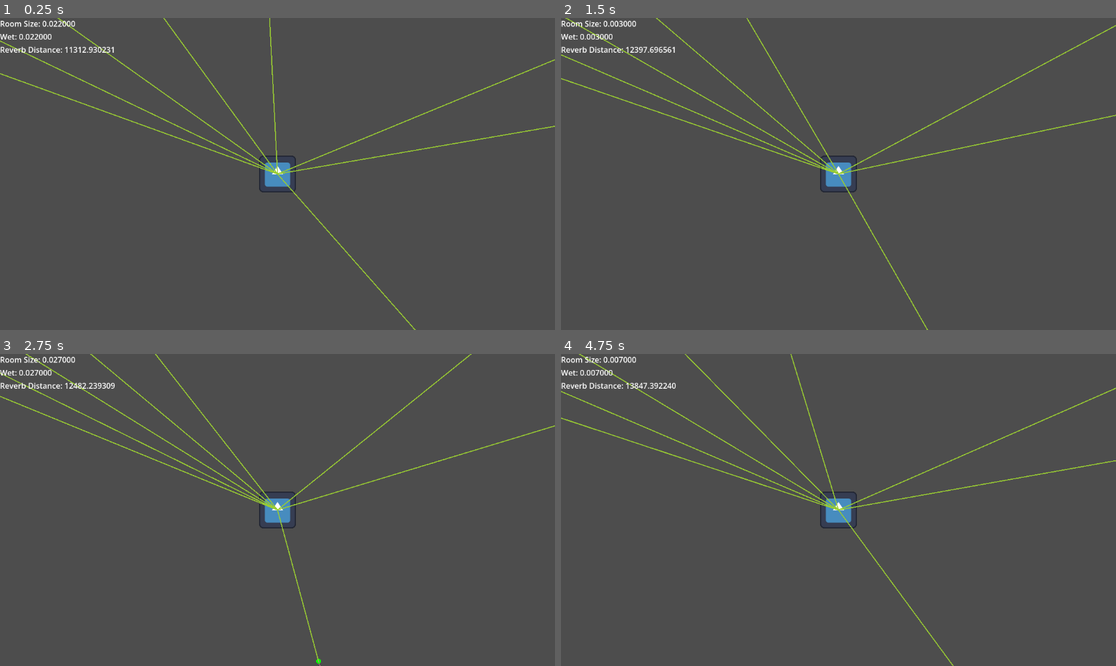
Above: before the commit, frames 1-4 (two rows, left to right).
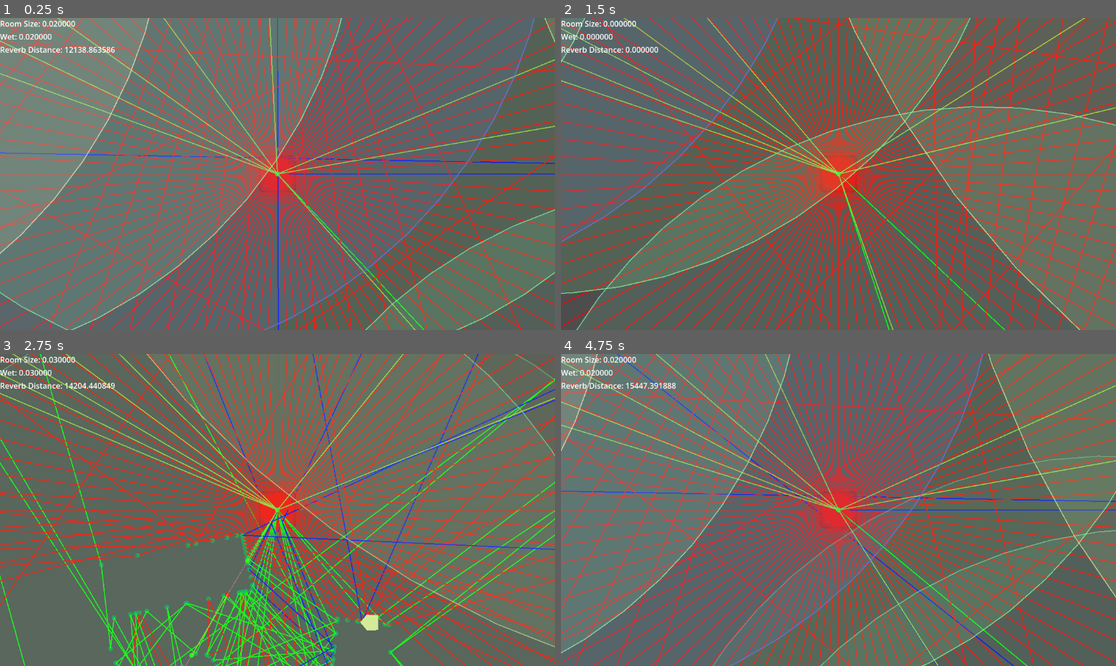
Above: after the commit, the same moments.

Repository: GeorgeDubuque/raytraced-audio-2d
Game: Godot game, scene res://scenes/level_main.tscn
The game is run twice, just before and just after one commit, with the same random seed, the same clock (stepped at 60 frames per second) and the same inputs. The engine's default icon, where the game draws it, is replaced by a stand-in: a white triangle on a blue panel in a dark square.
Inputs (mouse positions are in pixels of both pictures, inside the frame that each line leads up to):
- Up to frame 1 (0.25 s): no input
- Up to frame 2 (1.5 s): tap Enter at 0.5 s; move the mouse to (960, 158) at 0.52 s; hold D (move_right) 0.53-1.28 s; click (960, 158) at 0.67 s; move the mouse to (727, 189) at 1.27 s; hold S (move_down) from 1.28 s (still down)
- Up to frame 3 (2.75 s): move the mouse to (333, 441) at 2.02 s; release S (move_down) at 2.03 s; hold D (move_right) from 2.03 s (still down)
- Up to frame 4 (4.75 s): move the mouse to (810, 572) at 2.77 s; release D (move_right) at 2.78 s; hold W (move_up) 2.78-3.53 s; click (810, 572) at 2.92 s; move the mouse to (1005, 556) at 3.52 s; hold A (move_left) from 3.53 s (still down); move the mouse to (672, 463) at 4.27 s

The runs differ from the first frame. In frame 1, 87% of the frame differs, in the area x 0-100%, y 0-100%; in frame 2, 59%; in frame 3, 98%; in frame 4, 90%.

Commit message:
initial attempt at portalling

Diff:
--- a/scenes/Sound.tscn
+++ b/scenes/Sound.tscn
@@ -1,6 +1,5 @@
 [gd_scene format=3 uid="uid://cloyojniitmyp"]
 
-[ext_resource type="Texture2D" uid="uid://bw6x0h7b5846p" path="res://sound_icon.png" id="1_wvsce"]
 [ext_resource type="Script" uid="uid://cfv4gubkmlojs" path="res://scripts/RaytracedSound.gd" id="1_ywcv5"]
 [ext_resource type="AudioStream" uid="uid://bagcyeg523c2k" path="res://sounds/Pikmin Music： The Forest of Hope.mp3" id="2_npid4"]
 
@@ -13,11 +12,8 @@
 script = ExtResource("1_ywcv5")
 
 [node name="CollisionShape2D" type="CollisionShape2D" parent="StaticBody2D" unique_id=1525804718]
+scale = Vector2(2, 2)
 shape = SubResource("RectangleShape2D_wvsce")
-
-[node name="Sprite2D" type="Sprite2D" parent="StaticBody2D" unique_id=560687595]
-scale = Vector2(0.2, 0.2)
-texture = ExtResource("1_wvsce")
 
 [node name="Sound" type="AudioStreamPlayer2D" parent="StaticBody2D" unique_id=1217717128 groups=["sound"]]
 stream = ExtResource("2_npid4")
@@ -25,3 +21,19 @@
 max_distance = 1000.0
 panning_strength = 3.0
 parameters/looping = true
+
+[node name="PortalSound" type="AudioStreamPlayer2D" parent="StaticBody2D" unique_id=1904419193 groups=["sound"]]
+stream = ExtResource("2_npid4")
+autoplay = true
+max_distance = 1094.0
+attenuation = 0.0
+panning_strength = 3.0
+parameters/looping = true
+
+[node name="PortalSoundSprite" type="Polygon2D" parent="StaticBody2D/PortalSound" unique_id=774619328]
+position = Vector2(3, 1)
+polygon = PackedVector2Array(-25, -2, -12, -18, 12, -17, 12, 14, -11, 15)
+
+[node name="MainSoundSprite" type="Polygon2D" parent="StaticBody2D" unique_id=926557385]
+position = Vector2(3, 1)
+polygon = PackedVector2Array(-19, -3, -12, -18, 12, -17, 18, -3, 12, 14, -11, 15)
--- a/scenes/level_main.tscn
+++ b/scenes/level_main.tscn
@@ -14,7 +14,12 @@
 
 [node name="Player" parent="." unique_id=375442914 instance=ExtResource("1_1rrhw")]
 position = Vector2(-1020, -1060)
-speed = 500.0
+speed = 800.0
+
+[node name="RaytracedAudioListener" parent="Player/CharacterBody2D" parent_id_path=PackedInt32Array(375442914, 322201759) index="3" unique_id=1741400250]
+num_rays = 100
+draw_debug_rays = true
+draw_portal_positions = true
 
 [node name="Environment" type="Node2D" parent="." unique_id=986683072]
 
@@ -213,20 +218,21 @@
 [node name="Sound2" parent="Environment" unique_id=848822124 groups=["sound"] instance=ExtResource("2_msnib")]
 position = Vector2(1416, -2064)
 
-[node name="Sound" parent="Environment/Sound2/StaticBody2D" parent_id_path=PackedInt32Array(848822124, 430496697) index="2" unique_id=1217717128]
+[node name="Sound" parent="Environment/Sound2/StaticBody2D" parent_id_path=PackedInt32Array(848822124, 430496697) index="1" unique_id=1217717128]
 stream = ExtResource("3_i3xgx")
+max_distance = 2000.0
 
 [node name="Sound3" parent="Environment" unique_id=1487197543 groups=["sound"] instance=ExtResource("2_msnib")]
 position = Vector2(3512, -1840)
 
-[node name="Sound" parent="Environment/Sound3/StaticBody2D" parent_id_path=PackedInt32Array(1487197543, 430496697) index="2" unique_id=1217717128]
+[node name="Sound" parent="Environment/Sound3/StaticBody2D" parent_id_path=PackedInt32Array(1487197543, 430496697) index="1" unique_id=1217717128]
 position = Vector2(0, -1)
 stream = ExtResource("3_i3xgx")
 
 [node name="Sound4" parent="Environment" unique_id=467462446 instance=ExtResource("2_msnib")]
 position = Vector2(-1050, -1650)
 
-[node name="Sound" parent="Environment/Sound4/StaticBody2D" parent_id_path=PackedInt32Array(467462446, 430496697) index="2" unique_id=1217717128]
+[node name="Sound" parent="Environment/Sound4/StaticBody2D" parent_id_path=PackedInt32Array(467462446, 430496697) index="1" unique_id=1217717128]
 stream = ExtResource("4_i3xgx")
 
 [node name="Wall22" type="StaticBody2D" parent="Environment" unique_id=1799543657]
@@ -266,7 +272,7 @@
 [node name="Sound5" parent="Environment" unique_id=1502059367 instance=ExtResource("2_msnib")]
 position = Vector2(-1450, -1650)
 
-[node name="Sound" parent="Environment/Sound5/StaticBody2D" parent_id_path=PackedInt32Array(1502059367, 430496697) index="2" unique_id=1217717128]
+[node name="Sound" parent="Environment/Sound5/StaticBody2D" parent_id_path=PackedInt32Array(1502059367, 430496697) index="1" unique_id=1217717128]
 stream = ExtResource("4_i3xgx")
 
 [node name="Wall26" type="StaticBody2D" parent="Environment" unique_id=2010611439]
@@ -306,7 +312,7 @@
 [node name="Sound6" parent="Environment" unique_id=60405093 instance=ExtResource("2_msnib")]
 position = Vector2(-1850, -1650)
 
-[node name="Sound" parent="Environment/Sound6/StaticBody2D" parent_id_path=PackedInt32Array(60405093, 430496697) index="2" unique_id=1217717128]
+[node name="Sound" parent="Environment/Sound6/StaticBody2D" parent_id_path=PackedInt32Array(60405093, 430496697) index="1" unique_id=1217717128]
 stream = ExtResource("4_i3xgx")
 
 [node name="Wall30" type="StaticBody2D" parent="Environment" unique_id=457938083]
@@ -346,7 +352,7 @@
 [node name="Sound7" parent="Environment" unique_id=163357772 instance=ExtResource("2_msnib")]
 position = Vector2(-2650, -1650)
 
-[node name="Sound" parent="Environment/Sound7/StaticBody2D" parent_id_path=PackedInt32Array(163357772, 430496697) index="2" unique_id=1217717128]
+[node name="Sound" parent="Environment/Sound7/StaticBody2D" parent_id_path=PackedInt32Array(163357772, 430496697) index="1" unique_id=1217717128]
 stream = ExtResource("4_i3xgx")
 
 [node name="Wall34" type="StaticBody2D" parent="Environment" unique_id=2107627779]
@@ -386,9 +392,10 @@
 [node name="Sound8" parent="Environment" unique_id=1328795786 instance=ExtResource("2_msnib")]
 position = Vector2(-2250, -1650)
 
-[node name="Sound" parent="Environment/Sound8/StaticBody2D" parent_id_path=PackedInt32Array(1328795786, 430496697) index="2" unique_id=1217717128]
+[node name="Sound" parent="Environment/Sound8/StaticBody2D" parent_id_path=PackedInt32Array(1328795786, 430496697) index="1" unique_id=1217717128]
 stream = ExtResource("4_i3xgx")
 
+[editable path="Player"]
 [editable path="Environment/Sound2"]
 [editable path="Environment/Sound3"]
 [editable path="Environment/Sound4"]
--- a/scenes/player.tscn
+++ b/scenes/player.tscn
@@ -9,6 +9,7 @@
 
 [node name="Player" type="Node2D" unique_id=375442914]
 script = ExtResource("1_4flbx")
+speed = 50.0
 
 [node name="CharacterBody2D" type="CharacterBody2D" parent="." unique_id=322201759]
 motion_mode = 1
--- a/scripts/RaytracedSound.gd
+++ b/scripts/RaytracedSound.gd
@@ -1,21 +1,42 @@
+@tool
 class_name RaytracedSound extends StaticBody2D
-
-@onready var sound : AudioStreamPlayer2D = $Sound
-@onready var collider : CollisionShape2D = $CollisionShape2D
-
-var bus_name : String
-var filter : AudioEffectLowPassFilter
-var target_cutoff : float = 20000.0
-var current_cutoff : float = 20000.0
-var occlusion_percentage : float = 0.0
-var color : Color = Color.from_hsv(randf(),randf_range(0.2, 0.6),randf_range(0.9, 1.0))
 
 const SMOOTH_SPEED = 5.0
 
+var bus_name: String
+var filter: AudioEffectLowPassFilter
+var target_cutoff: float = 20000.0
+var current_cutoff: float = 20000.0
+var occlusion_percentage: float = 0.0
+var color: Color = Color.from_hsv(randf(), randf_range(0.2, 0.6), randf_range(0.9, 1.0))
+
+@onready var sound: AudioStreamPlayer2D = $Sound
+@onready var portal_sound: AudioStreamPlayer2D = $PortalSound
+@onready var collider: CollisionShape2D = $CollisionShape2D
+@onready var sprite_sound: Polygon2D = $MainSoundSprite
+@onready var sprite_portal_sound: Polygon2D = $PortalSound/PortalSoundSprite
+
+
+func _draw() -> void:
+	var sound_node := get_node_or_null("Sound") as AudioStreamPlayer2D
+	if sound_node:
+		var r := sound_node.max_distance
+		draw_circle(Vector2.ZERO, r, Color(color.r, color.g, color.b, 0.08))
+		draw_arc(Vector2.ZERO, r, 0.0, TAU, 64, Color(color.r, color.g, color.b, 0.6), 2.0)
+	if portal_sound:
+		var pr := portal_sound.max_distance
+		var pp := portal_sound.position
+		draw_circle(pp, pr, Color(color.r, color.g, color.b, 0.05))
+		draw_arc(pp, pr, 0.0, TAU, 64, Color(color.r, color.g, color.b, 0.4), 2.0)
+
+
 # every sound gets its own bus so we can apply a lowpass filter over it
 func _ready() -> void:
+	queue_redraw()
+	if Engine.is_editor_hint():
+		return
 	input_pickable = true
-	_ensure_reverb_bus() # do we need this isnt this being created in the raytracedaudiolistener
+	_ensure_reverb_bus()  # do we need this isnt this being created in the raytracedaudiolistener
 	bus_name = "Sound_" + str(get_instance_id())
 	AudioServer.add_bus()
 	var bus_idx = AudioServer.bus_count - 1
@@ -26,25 +47,42 @@
 	filter.cutoff_hz = 20000.0
 	AudioServer.add_bus_effect(bus_idx, filter)
 	sound.bus = bus_name
+	sprite_sound.color = color
+	sprite_portal_sound.color = color
+	portal_sound.stream = sound.stream
+	portal_sound.max_distance = sound.max_distance
+	portal_sound.play()
+
 
 func _process(delta: float) -> void:
+	if Engine.is_editor_hint():
+		queue_redraw()
+		return
 	if absf(current_cutoff - target_cutoff) > 1.0:
 		current_cutoff = lerp(current_cutoff, target_cutoff, SMOOTH_SPEED * delta)
 		filter.cutoff_hz = current_cutoff
 
+	queue_redraw()
+
+
 func _notification(what: int) -> void:
+	if Engine.is_editor_hint():
+		return
 	if what == NOTIFICATION_PREDELETE:
 		var idx = AudioServer.get_bus_index(bus_name)
 		if idx != -1:
 			AudioServer.remove_bus(idx)
 
+
 func _input_event(_viewport: Viewport, event: InputEvent, _shape_idx: int) -> void:
 	if event is InputEventMouseButton and event.button_index == MOUSE_BUTTON_LEFT and event.pressed:
 		sound.play()
 
+
 func set_volume_ratio(ratio: float) -> void:
 	occlusion_percentage = ratio
 	target_cutoff = lerp(0.0, 20000.0, ratio)
+
 
 static func _ensure_reverb_bus() -> void:
 	if AudioServer.get_bus_index("Reverb") != -1:
--- a/scripts/raytraced_audio_listener.gd
+++ b/scripts/raytraced_audio_listener.gd
@@ -9,6 +9,7 @@
 @export var num_rays: int = 16
 @export var draw_debug_rays: bool = false
 @export var draw_penetretive_rays: bool = false
+@export var draw_portal_positions: bool = false
 @export var max_reverb_distance: float = 2000.0
 @export var max_ray_distance: float = 2000.0
 @export var max_wall_thickness: float = 50.0
@@ -19,6 +20,7 @@
 	var sound: RaytracedSound
 	var hit_count: int = 0
 	var portal_locations: Array[Vector2]
+	var portal_location: Vector2 = Vector2.ZERO
 
 	func _init(new_sound: RaytracedSound):
 		sound = new_sound
@@ -46,7 +48,6 @@
 var prev_pos: Vector2
 var sound_nodes: Array[RaytracedSound]
 var reverb_effect: AudioEffectReverb
-
 var sound_data: Dictionary[int, SoundData]
 
 @onready var label_room_size: Label = $CanvasLayer/VBoxContainer/Label_RoomSize
@@ -85,52 +86,50 @@
 	sound_nodes.erase(node)
 
 
-func calculate_occlusion_for_sound(curr_sound_data: SoundData) -> void:
-	# set occlusion amount for each sound source
+func get_contact_points_along_ray(start: Vector2, end: Vector2, exclude: Array) -> Array[Vector2]:
+	var space_state = get_world_2d().direct_space_state
+	var hit_target: bool = false
+	var curr_pos: Vector2 = start
+	var contact_points: Array[Vector2] = []
+	# raycast from player to gather all entry points to walls
+	while !hit_target:
+		var query = PhysicsRayQueryParameters2D.create(curr_pos, end)
+		query.exclude = exclude
+		var result = space_state.intersect_ray(query)
+
+		if result and result.collider:
+			curr_pos = (result.position + (end - start).normalized() * 1)
+			contact_points.append(curr_pos)
+		else:
+			hit_target = true
+
+	return contact_points
+
+
+func calculate_occlusion_for_sound(sound: RaytracedSound) -> void:
+	var curr_sound_data: SoundData = sound_data.get(sound.get_instance_id(), SoundData.new(sound))
+	sound_data[sound.get_instance_id()] = curr_sound_data
+
 	var percentage_rays_hit_sound = float(curr_sound_data.hit_count) / num_rays
-
-	var space_state = get_world_2d().direct_space_state
 
 	var occlusion_ray: OcclusionRay = OcclusionRay.new()
 	occlusion_ray.sound = curr_sound_data.sound
-	var curr_pos: Vector2 = global_position
-	var target_pos: Vector2 = curr_sound_data.sound.global_position
-	var hit_target: bool = false
 	var exclusions: Array = [get_parent(), curr_sound_data.sound.get_rid()]
 
-	# raycast from player to gather all entry points to walls
-	while !hit_target:
-		var query = PhysicsRayQueryParameters2D.create(curr_pos, target_pos)
-		query.exclude = exclusions
-		var result = space_state.intersect_ray(query)
-
-		if result and result.collider:
-			curr_pos = (
-				result.position
-				+ (curr_sound_data.sound.global_position - curr_pos).normalized() * 1
-			)
-			occlusion_ray.entry_points.append(curr_pos)
-		else:
-			hit_target = true
-
-	hit_target = false
-	curr_pos = curr_sound_data.sound.global_position
-	target_pos = global_position
+	var entry_points = get_contact_points_along_ray(
+		global_position, curr_sound_data.sound.global_position, exclusions
+	)
 	# raycast from sound to player to gather all exit points of walls
-	while !hit_target:
-		var query = PhysicsRayQueryParameters2D.create(curr_pos, global_position)
-		query.exclude = exclusions
-		var result = space_state.intersect_ray(query)
-		if result and result.collider:
-			curr_pos = result.position + (global_position - curr_pos).normalized() * 1
-			occlusion_ray.exit_points.append(curr_pos)
-		else:
-			hit_target = true
+	var exit_points = get_contact_points_along_ray(
+		curr_sound_data.sound.global_position, global_position, exclusions
+	)
+	occlusion_ray.entry_points = entry_points
+	occlusion_ray.exit_points = exit_points
 
 	if occlusion_ray.entry_points.size() != occlusion_ray.exit_points.size():
 		print(
 			(
-				"What the fuck:\n entry points: %d \n exit points: %d \n"
+				"Entry and exit points aren't the same length; truncating. %d, %d"
 				% [occlusion_ray.entry_points.size(), occlusion_ray.exit_points.size()]
 			)
 		)
@@ -160,6 +159,87 @@
 		)
 	)
 
+	# if curr_sound_data.portal_locations.size() > 0:
+	# 	curr_sound_data.portal_location /= curr_sound_data.portal_locations.size()
+
+
+func cast_ray(dir: Vector2) -> AudioRay:
+	var new_ray: AudioRay = AudioRay.new()
+	var space_state = get_world_2d().direct_space_state
+
+	var current_pos = global_position
+	var current_dir = dir
+
+	new_ray.points.append(current_pos)
+
+	for i in range(max_bounces):
+		var target = current_pos + (current_dir * max_ray_distance)
+		var query = PhysicsRayQueryParameters2D.create(current_pos, target)
+
+		# exclude player on first segment only after bouncing allow it to be hit for echo detection
+		if i == 0:
+			query.exclude = [get_parent().get_rid()]
+
+		var result = space_state.intersect_ray(query)
+
+		if result:
+			new_ray.points.append(result.position)
+
+			# if we havnt already reflected to player count distance
+			if !new_ray.reflected_to_player:
+				new_ray.reflection_distance += current_pos.distance_to(result.position)
+
+			# returned to player
+			if result.collider == get_parent():
+				new_ray.reflected_to_player = true
+				# continue through collider collecting more info
+				current_pos = result.position + (current_dir * PENETRATION_DIST)
+
+			# hit a sound
+			elif result.collider is RaytracedSound:
+				var sound_id: int = result.collider.get_instance_id()
+				if !new_ray.hit_sounds.has(sound_id):
+					new_ray.hit_sounds[sound_id] = true
+
+					var curr_sound_data: SoundData = sound_data.get(
+						sound_id, SoundData.new(result.collider)
+					)
+					curr_sound_data.hit_count += 1
+
+					if (
+						new_ray.last_line_of_sight
+						and (
+							new_ray.reflection_distance
+							< curr_sound_data.sound.sound.max_distance * 2
+						)
+					):
+						curr_sound_data.portal_locations.append(new_ray.last_line_of_sight)
+						curr_sound_data.portal_location += new_ray.last_line_of_sight
+
+					sound_data[sound_id] = curr_sound_data
+
+				# continue through collider collecting more info
+				current_pos = result.position + (current_dir * PENETRATION_DIST)
+			else:
+				var start_pos = result.position + (result.normal * 2)
+				var los_query = PhysicsRayQueryParameters2D.create(start_pos, global_position)
+				var los_result = space_state.intersect_ray(los_query)
+				if los_result and los_result.collider == get_parent():
+					new_ray.last_line_of_sight = result.position
+
+				# bounce off collider
+				current_dir = current_dir.bounce(result.normal).normalized()
+				current_pos = result.position + (result.normal * PENETRATION_DIST)
+
+		# escaped outside
+		else:
+			new_ray.reflection_distance += current_pos.distance_to(target)
+			new_ray.points.append(target)
+			new_ray.escaped = true
+			return new_ray
+
+	return new_ray
+
 
 func _process(_delta: float) -> void:
 	if prev_pos == global_position:
@@ -169,6 +249,7 @@
 	sound_data.clear()
 	occlusion_rays.clear()
 
+	var space_state = get_world_2d().direct_space_state
 	# gather ray data
 	for i in range(num_rays):
 		var angle = (TAU / num_rays) * i
@@ -178,10 +259,29 @@
 		audio_rays.append(new_ray)
 
 	for sound_node: RaytracedSound in sound_nodes:
-		var sound_id := sound_node.get_instance_id()
-		var curr_sound_data: SoundData = sound_data.get(sound_id, SoundData.new(sound_node))
-		sound_data[sound_id] = curr_sound_data
-		calculate_occlusion_for_sound(curr_sound_data)
+		calculate_occlusion_for_sound(sound_node)
+		var curr_sound_data = sound_data[sound_node.get_instance_id()]
+		# should portal
+		var los_query = PhysicsRayQueryParameters2D.create(
+			curr_sound_data.sound.global_position, global_position
+		)
+		los_query.exclude = [curr_sound_data.sound.collider]
+
+		var result = space_state.intersect_ray(los_query)
+		if result and result.collider != get_parent():
+			if curr_sound_data.portal_locations.size() > 0:
+				var avg_portal_loc: Vector2 = Vector2.ZERO
+				for portal_loc in curr_sound_data.portal_locations:
+					avg_portal_loc += portal_loc
+				avg_portal_loc /= curr_sound_data.portal_locations.size()
+				var actual_pos = (
+					global_position + (avg_portal_loc - global_position).normalized() * 500
+				)
+				sound_node.portal_sound.global_position = avg_portal_loc
+			else:
+				sound_node.portal_sound.position = Vector2.ZERO
+		else:
+			sound_node.portal_sound.position = Vector2.ZERO
 
 	# compute reverb from rays that bounced back to the player
 	var avg_reverb_distance = 0.0
@@ -206,77 +306,6 @@
 	queue_redraw()
 
 	prev_pos = global_position
-
-
-func cast_ray(dir: Vector2) -> AudioRay:
-	var new_ray: AudioRay = AudioRay.new()
-	var space_state = get_world_2d().direct_space_state
-
-	var current_pos = global_position
-	var current_dir = dir
-
-	new_ray.points.append(current_pos)
-
-	for i in range(max_bounces):
-		var target = current_pos + (current_dir * max_ray_distance)
-		var query = PhysicsRayQueryParameters2D.create(current_pos, target)
-
-		# exclude player on first segment only after bouncing allow it to be hit for echo detection
-		if i == 0:
-			query.exclude = [get_parent().get_rid()]
-
-		var result = space_state.intersect_ray(query)
-
-		if result:
-			new_ray.points.append(result.position)
-
-			# if we havnt already reflected to player count distance
-			if !new_ray.reflected_to_player:
-				new_ray.reflection_distance += current_pos.distance_to(result.position)
-
-			# returned to player
-			if result.collider == get_parent():
-				new_ray.reflected_to_player = true
-				# continue through collider collecting more info
-				current_pos = result.position + (current_dir * PENETRATION_DIST)
-
-			# hit a sound
-			elif result.collider is RaytracedSound:
-				var sound_id: int = result.collider.get_instance_id()
-				if !new_ray.hit_sounds.has(sound_id):
-					new_ray.hit_sounds[sound_id] = true
-
-					var curr_sound_data: SoundData = sound_data.get(
-						sound_id, SoundData.new(result.collider)
-					)
-					curr_sound_data.hit_count += 1
-
-					if new_ray.last_line_of_sight:
-						curr_sound_data.portal_locations.append(new_ray.last_line_of_sight)
-
-					sound_data[sound_id] = curr_sound_data
-
-				# continue through collider collecting more info
-				current_pos = result.position + (current_dir * PENETRATION_DIST)
-			else:
-				var start_pos = result.position + (result.normal * 2)
-				var los_query = PhysicsRayQueryParameters2D.create(start_pos, global_position)
-				var los_result = space_state.intersect_ray(los_query)
-				if los_result and los_result.collider == get_parent():
-					new_ray.last_line_of_sight = result.position
-
-				# bounce off collider
-				current_dir = current_dir.bounce(result.normal).normalized()
-				current_pos = result.position + (result.normal * PENETRATION_DIST)
-
-		# escaped outside
-		else:
-			new_ray.reflection_distance += current_pos.distance_to(target)
-			new_ray.points.append(target)
-			new_ray.escaped = true
-			return new_ray
-
-	return new_ray
 
 
 func _draw() -> void:
@@ -296,24 +325,6 @@
 
 	if draw_penetretive_rays:
 		for occlusion_ray: OcclusionRay in occlusion_rays:
-			# if occlusion_ray.sound.line_of_sight_points.size() > 0:
-			# 	var avg_portal_position: Vector2 = Vector2.ZERO
-			# 	if occlusion_ray.entry_points.size() == 0:
-			# 		avg_portal_position = occlusion_ray.sound.global_position
-
-			# 	else:
-			# 		for last_los_pos in occlusion_ray.sound.line_of_sight_points:
-			# 			avg_portal_position += last_los_pos
-			# 		avg_portal_position /= occlusion_ray.sound.line_of_sight_points.size()
-			# 	draw_circle(to_local(avg_portal_position), 10, occlusion_ray.sound.color)
-			# 	draw_line(
-			# 		to_local(global_position),
-			# 		to_local(avg_portal_position),
-			# 		occlusion_ray.sound.color,
-			# 		DEBUG_RAY_THICKNESS
-			# 	)
-			# 	occlusion_ray.sound.line_of_sight_points.clear()
-
 			var start_pos: Vector2 = to_local(global_position)
 			var shortest_list_length = min(
 				occlusion_ray.entry_points.size(), occlusion_ray.exit_points.size()
@@ -380,3 +391,17 @@
 				14,
 				Color.WHITE
 			)
+			draw_string(
+				ThemeDB.fallback_font,
+				label_pos + Vector2(0, -60),
+				"Attenuation: %.1f" % occlusion_ray.sound.sound.get_attenuation(),
+				HORIZONTAL_ALIGNMENT_CENTER,
+				-1,
+				14,
+				Color.WHITE
+			)
+
+	if draw_portal_positions:
+		for curr_sound_data: SoundData in sound_data.values():
+			if curr_sound_data.portal_locations.size() > 0:
+				draw_circle(to_local(curr_sound_data.portal_location), 5.0, Color.PURPLE, true)
Binary file added: portal.png
Not shown, added: portal.png.import
